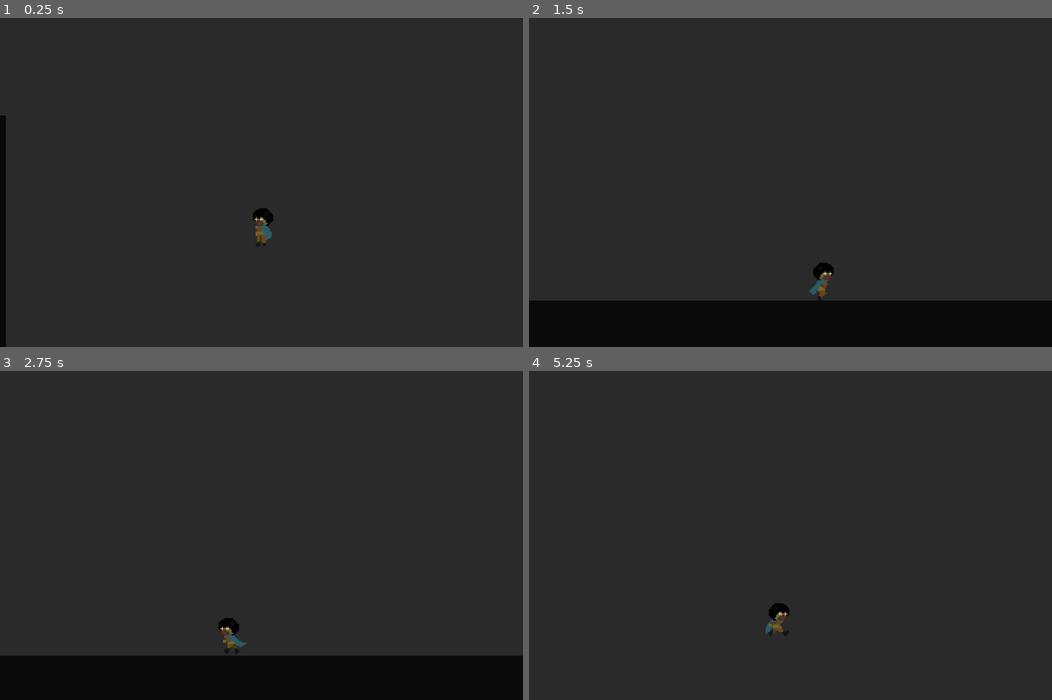
Above: before the commit, frames 1-4 (two rows, left to right).
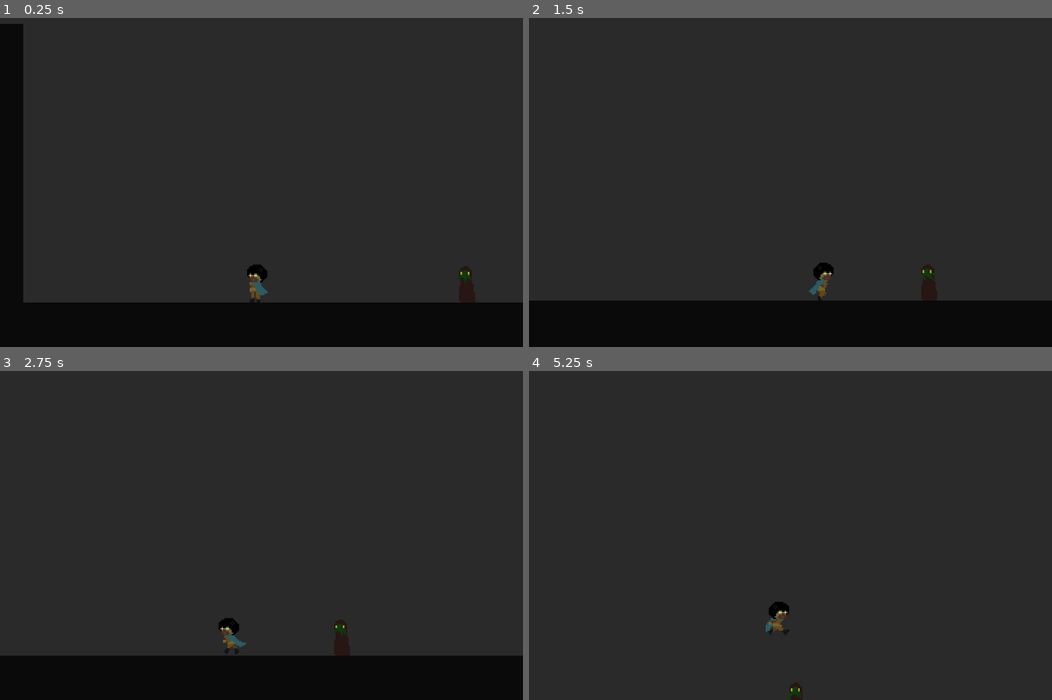
Above: after the commit, the same moments.

Repository: gpelussi/home_ggj19
Game: Godot game, scene res://Main.tscn
Two runs of this game, one before a commit and one after it. Both use one fixed random seed, a clock stepped at 60 frames per second and the inputs below.
Inputs:
- Up to frame 1 (0.25 s): no input
- Up to frame 2 (1.5 s): hold Z (ACTION_A) 0.53-1.28 s; hold Right (DIR_RIGHT) from 0.53 s (still down); tap X (ACTION_B) at 1.35 s
- Up to frame 3 (2.75 s): release Right (DIR_RIGHT) at 2.03 s; hold Left (DIR_LEFT) from 2.03 s (still down); hold Space (ACTION_C) from 2.03 s (still down)
- Up to frame 4 (5.25 s): release Left (DIR_LEFT) at 2.78 s; release Space (ACTION_C) at 2.78 s; hold Right (DIR_RIGHT) 2.78-4.28 s; tap V (ACTION_D) at 2.85 s; hold Z (ACTION_A) 3.53-4.28 s; hold Left (DIR_LEFT) 4.28-5.03 s; tap X (ACTION_B) at 4.35 s; hold Right (DIR_RIGHT) from 5.03 s (still down); hold Space (ACTION_C) from 5.03 s (still down)

The runs differ from the first frame. In frame 1, 17% of the frame differs, in the area x 0-100%, y 1-100%; in frame 2, less than 0.1%; in frame 3, less than 0.1%; in frame 4, 0.2%.

Commit message:
Interaction icon!

Diff:
--- a/src/Bodies/Body.gd
+++ b/src/Bodies/Body.gd
@@ -17,6 +17,12 @@
 
 func _ready():
 	pass
+
+func _enter_tree():
+	add_to_group("Bodies")
+
+func _exit_tree():
+	remove_from_group("Bodies")
 
 func _physics_process(delta):
 	move_and_slide(velocity, Physics.UP)
--- a/src/Bodies/Components/Interaction.gd
+++ b/src/Bodies/Components/Interaction.gd
@@ -1,4 +1,7 @@
 extends Area2D
+
+signal set_target
+signal unset_target
 
 var interaction_event
 var targets = []
@@ -6,15 +9,19 @@
 func _ready():
 	if has_node("InteractionEvent"):
 		interaction_event = get_node("InteractionEvent")
-	connect("area_entered", get_parent(), "on_area_entered")
-	connect("area_exited", get_parent(), "on_area_exited")
+	connect("area_entered", self, "on_area_entered")
+	connect("area_exited", self, "on_area_exited")
 
 func on_area_entered(area):
 	targets.append(area)
+	for i in range(targets.size() - 1):
+		targets[i].emit_signal("unset_target")
+	get_target().emit_signal("set_target")
 
 func on_area_exited(area):
 	var idx = targets.find(area)
 	if idx >= 0:
+		targets[idx].emit_signal("unset_target")
 		targets.remove(idx)
 
 func get_target():
--- a/src/Bodies/Components/Interaction.tscn
+++ b/src/Bodies/Components/Interaction.tscn
@@ -14,9 +14,7 @@
 audio_bus_name = "Master"
 script = ExtResource( 1 )
 
-[node name="InteractionArea" type="CollisionShape2D" parent="." index="0"]
-
-[node name="InteractionEvent" type="Node" parent="." index="1"]
+[node name="InteractionEvent" type="Node" parent="." index="0"]
 
 script = ExtResource( 2 )
 items_needed = PoolStringArray(  )
--- a/src/Bodies/Components/InteractionEvent.gd
+++ b/src/Bodies/Components/InteractionEvent.gd
@@ -2,8 +2,8 @@
 
 signal trigger_text
 
-onready var database = get_node("/Database")
-onready var inventory = get_node("/Inventory")
+onready var database = get_node("/root/Database")
+onready var inventory = get_node("/root/Inventory")
 
 export(PoolStringArray) var items_needed = PoolStringArray()
 export(String, MULTILINE) var text_before_giving_item
--- /dev/null
+++ b/src/Bodies/Components/TalkIcon.gd
@@ -0,0 +1,8 @@
+extends Sprite
+
+onready var interaction = get_node("../Interaction")
+
+func _ready():
+	hide()
+	interaction.connect("set_target", self, "show")
+	interaction.connect("unset_target", self, "hide")
--- /dev/null
+++ b/src/Bodies/Components/TalkIcon.tscn
@@ -0,0 +1,40 @@
+[gd_scene load_steps=4 format=2]
+
+[ext_resource path="res://Assets/Sprites/Hud/TalkIcon.png" type="Texture" id=1]
+[ext_resource path="res://Bodies/Components/TalkIcon.gd" type="Script" id=2]
+
+[sub_resource type="Animation" id=1]
+
+resource_name = "Auto"
+length = 0.64
+loop = true
+step = 0.16
+tracks/0/type = "value"
+tracks/0/path = NodePath(".:offset")
+tracks/0/interp = 1
+tracks/0/loop_wrap = true
+tracks/0/imported = false
+tracks/0/enabled = true
+tracks/0/keys = {
+"times": PoolRealArray( 0, 0.16, 0.32, 0.48 ),
+"transitions": PoolRealArray( 1, 1, 1, 1 ),
+"update": 0,
+"values": [ Vector2( 0, 0 ), Vector2( -1, -1 ), Vector2( 0, -2 ), Vector2( 1, -1 ) ]
+}
+
+[node name="TalkIcon" type="Sprite" index="0"]
+
+texture = ExtResource( 1 )
+offset = Vector2( 0.387331, -0.387331 )
+script = ExtResource( 2 )
+_sections_unfolded = [ "Offset", "Transform" ]
+
+[node name="AnimationPlayer" type="AnimationPlayer" parent="." index="0"]
+
+root_node = NodePath("..")
+autoplay = "Auto"
+playback_process_mode = 1
+playback_default_blend_time = 0.0
+playback_speed = 1.0
+anims/Auto = SubResource( 1 )
+blend_times = [  ]
--- a/src/Bodies/NPCs/Cthulu/Cthulu.tscn
+++ b/src/Bodies/NPCs/Cthulu/Cthulu.tscn
@@ -1,7 +1,12 @@
-[gd_scene load_steps=3 format=2]
+[gd_scene load_steps=4 format=2]
 
 [ext_resource path="res://Bodies/NPCs/NPC.tscn" type="PackedScene" id=1]
 [ext_resource path="res://Bodies/NPCs/Cthulu/Sprite.tscn" type="PackedScene" id=2]
+
+[sub_resource type="RectangleShape2D" id=1]
+
+custom_solver_bias = 0.0
+extents = Vector2( 16, 16 )
 
 [node name="Cthulu" index="0" instance=ExtResource( 1 )]
 
@@ -9,4 +14,13 @@
 
 polygon = PoolVector2Array( 0, 0, 8, -8, 8, -24, 0, -32, -8, -24, -8, -8 )
 
+[node name="InteractionArea" type="CollisionShape2D" parent="Interaction" index="1"]
+
+position = Vector2( 0, -16 )
+shape = SubResource( 1 )
+
 [node name="Sprite" parent="." index="2" instance=ExtResource( 2 )]
+
+[node name="TalkIcon" parent="." index="3"]
+
+position = Vector2( -1.69752, -34.3781 )
--- a/src/Bodies/NPCs/NPC.tscn
+++ b/src/Bodies/NPCs/NPC.tscn
@@ -1,8 +1,20 @@
-[gd_scene load_steps=3 format=2]
+[gd_scene load_steps=4 format=2]
 
 [ext_resource path="res://Bodies/Body.tscn" type="PackedScene" id=1]
 [ext_resource path="res://Bodies/Components/Interaction.tscn" type="PackedScene" id=2]
+[ext_resource path="res://Bodies/Components/TalkIcon.tscn" type="PackedScene" id=3]
 
 [node name="NPC" index="0" instance=ExtResource( 1 )]
 
+collision_layer = 8
+_sections_unfolded = [ "Collision" ]
+
 [node name="Interaction" parent="." index="1" instance=ExtResource( 2 )]
+
+collision_layer = 16
+collision_mask = 4
+_sections_unfolded = [ "Collision" ]
+
+[node name="TalkIcon" parent="." index="2" instance=ExtResource( 3 )]
+
+position = Vector2( 0, -32 )
--- a/src/Bodies/Player/Player.tscn
+++ b/src/Bodies/Player/Player.tscn
@@ -1,10 +1,19 @@
-[gd_scene load_steps=4 format=2]
+[gd_scene load_steps=6 format=2]
 
 [ext_resource path="res://Bodies/Body.tscn" type="PackedScene" id=1]
 [ext_resource path="res://Bodies/Components/Controls.tscn" type="PackedScene" id=2]
 [ext_resource path="res://Bodies/Player/Sprite.tscn" type="PackedScene" id=3]
+[ext_resource path="res://Bodies/Components/Interaction.tscn" type="PackedScene" id=4]
+
+[sub_resource type="RectangleShape2D" id=1]
+
+custom_solver_bias = 0.0
+extents = Vector2( 16, 12 )
 
 [node name="Player" index="0" instance=ExtResource( 1 )]
+
+collision_layer = 2
+_sections_unfolded = [ "Collision" ]
 
 [node name="HitBox" parent="." index="0"]
 
@@ -40,3 +49,14 @@
 _sections_unfolded = [ "Drag Margin", "Editor", "Limit", "Offset", "Smoothing", "Visibility" ]
 
 [node name="Sprite" parent="." index="3" instance=ExtResource( 3 )]
+
+[node name="Interaction" parent="." index="4" instance=ExtResource( 4 )]
+
+collision_layer = 4
+collision_mask = 16
+_sections_unfolded = [ "Collision" ]
+
+[node name="CollisionShape2D" type="CollisionShape2D" parent="Interaction" index="1"]
+
+position = Vector2( 0, -12 )
+shape = SubResource( 1 )
--- a/src/Main.tscn
+++ b/src/Main.tscn
@@ -9,8 +9,6 @@
 
 [node name="MapContainer" type="Node2D" parent="." index="0"]
 
-editor/display_folded = true
-
 [node name="Sample" parent="MapContainer" index="0" instance=ExtResource( 2 )]
 
 [node name="Hud" type="CanvasLayer" parent="." index="1"]
--- a/src/Maps/Sample.tscn
+++ b/src/Maps/Sample.tscn
@@ -1,9 +1,9 @@
 [gd_scene load_steps=3 format=2]
 
-[ext_resource path="res://Bodies/Player/Player.tscn" type="PackedScene" id=1]
-[ext_resource path="res://Bodies/Body.gd" type="Script" id=2]
+[ext_resource path="res://Bodies/NPCs/Cthulu/Cthulu.tscn" type="PackedScene" id=1]
+[ext_resource path="res://Bodies/Player/Player.tscn" type="PackedScene" id=2]
 
-[node name="Sample" type="Node2D"]
+[node name="Sample" type="Node2D" index="0"]
 
 [node name="Platform1" type="Polygon2D" parent="." index="0"]
 
@@ -35,22 +35,12 @@
 build_mode = 0
 polygon = PoolVector2Array( 0, 192, 0, 0, 16, 0, 16, 192, 576, 192, 640, 176, 768, 160, 848, 176, 976, 192, 1088, 192, 1088, 272, 496, 272, 0, 272 )
 
-[node name="Player" type="KinematicBody2D" parent="." index="1" instance=ExtResource( 1 )]
+[node name="NPCs" type="Node2D" parent="." index="1"]
 
-position = Vector2( 192, 48 )
-input_pickable = false
-collision_layer = 1
-collision_mask = 1
-collision/safe_margin = 0.08
-script = ExtResource( 2 )
+[node name="Cthulu" parent="NPCs" index="0" instance=ExtResource( 1 )]
 
-[node name="Area2D" type="Area2D" parent="." index="2"]
+position = Vector2( 320, 192 )
 
-position = Vector2( 0, 336 )
-input_pickable = true
-gravity_vec = Vector2( 0, 1 )
-gravity = 98.0
-linear_damp = 0.1
-angular_damp = 1.0
-audio_bus_override = false
-audio_bus_name = "Master"
+[node name="Player" parent="." index="2" instance=ExtResource( 2 )]
+
+position = Vector2( 176, 176 )
--- a/src/project.godot
+++ b/src/project.godot
@@ -17,8 +17,8 @@
 [autoload]
 
 Resolution="*res://Misc/Resolution.gd"
+Inventory="*res://Persistence/Inventory.tscn"
 Database="*res://Database/Database.tscn"
-Inventory="*res://Persistence/Inventory.tscn"
 
 [debug]
 
Binary file added: src/Assets/Sprites/Hud/TalkIcon.png
Not shown, added: src/Assets/Sprites/Hud/TalkIcon.png.import
